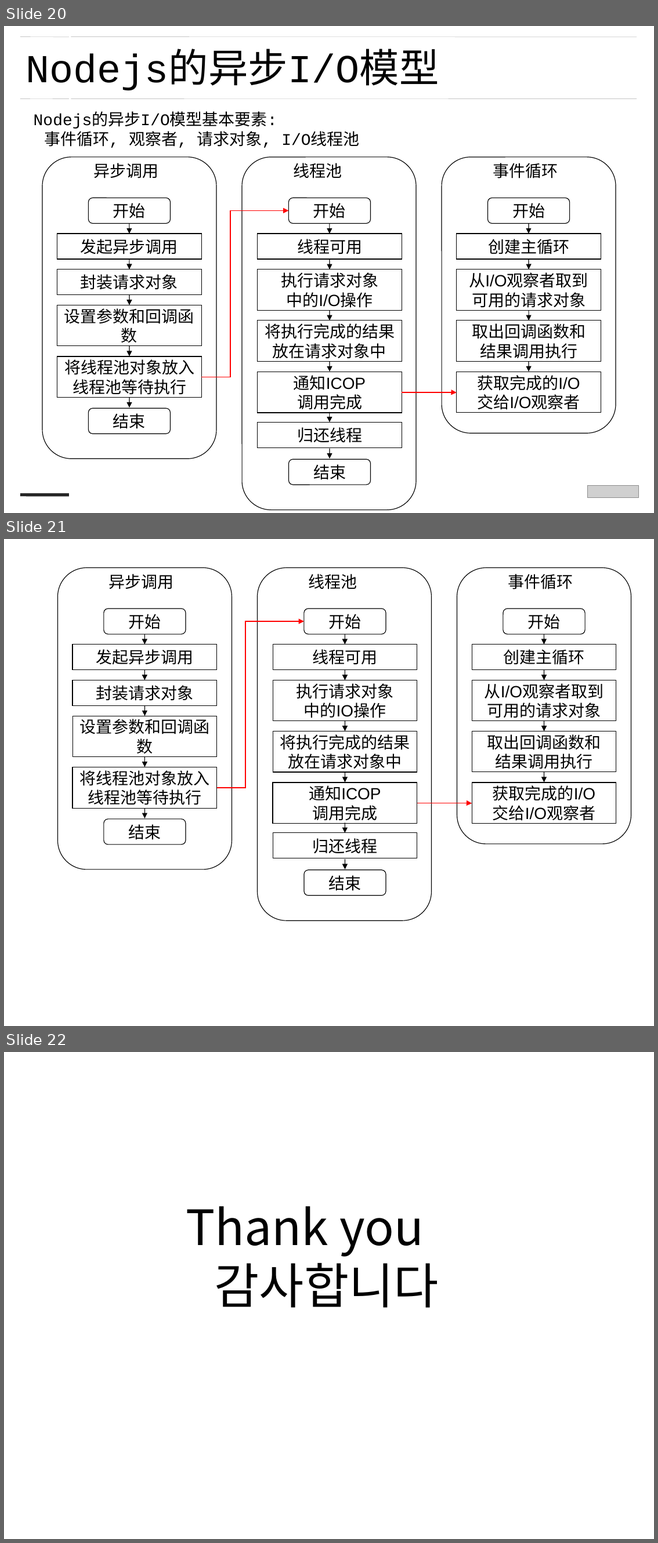
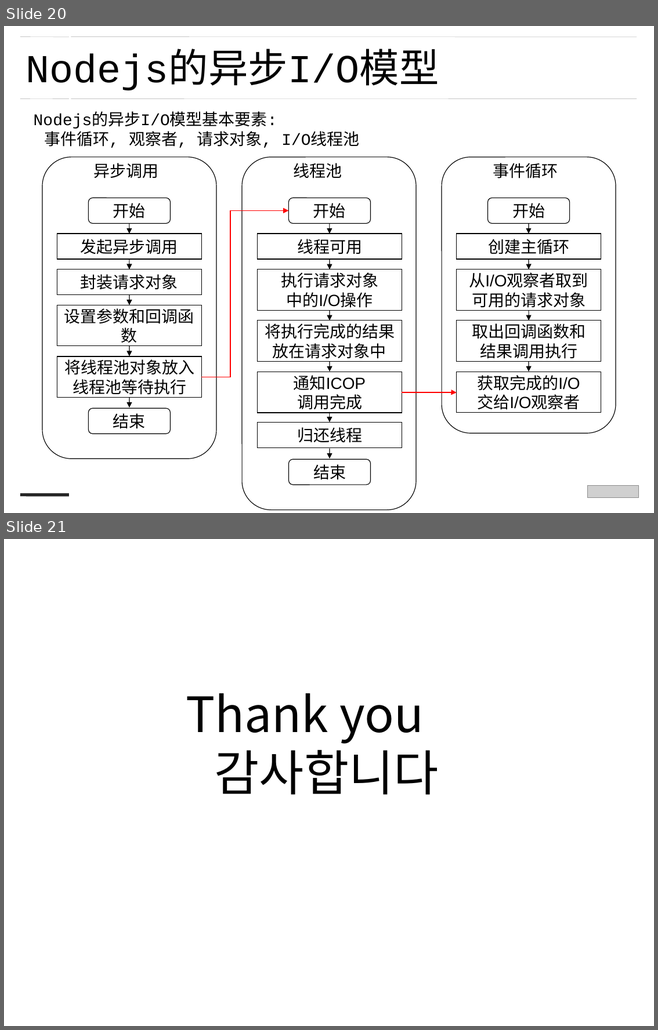
Before and after one commit to zjdgx/Study, a slide deck: PPT/nodejs --蒋刚.ppt. Shown one above the other, each under a label of ours: slides 20, 21 and 22 before the commit, slides 20 and 21 after it. The pictures are 658x1543 and 658x1030 pixels, drawn with LibreOffice and Linux fonts; fonts in the diff are those of the drawing; grey boxes stand for pictures. Boxes give left, top, right and bottom in pixels: in the first picture for what was removed or moved away, otherwise in the second. Text is boxed around its words. In the diff, an @@ line names an element or a change of style, - is before the commit and + after.

```diff
--- a/PPT/nodejs --蒋刚.ppt
+++ b/PPT/nodejs --蒋刚.ppt
@@ slide 21 removed at (4, 539, 654, 1026), background #FFFFFF @@
@@ group removed at (58, 567, 631, 920): 15 arrows, 13 rectangles, 5 rounded rectangles, 3 freeform shapes, 3 texts, 2 elbow arrows @@
-异步调用
-开始
-发起异步调用
-封装请求对象
-设置参数和回调函数
-将线程池对象放入线程池等待执行
-结束
-线程池
-事件循环
-开始
-创建主循环
-从I/O观察者取到可用的请求对象
-取出回调函数和
-结果调用执行
-获取完成的I/O
-交给I/O观察者
-开始
-线程可用
-执行请求对象
-中的IO操作
-将执行完成的结果放在请求对象中
-通知ICOP
-调用完成
-结束
-归还线程
@@ what was slide 22 is now slide 21 @@
```
Also in this commit, not shown: 5 slides changed, 5 other files.
